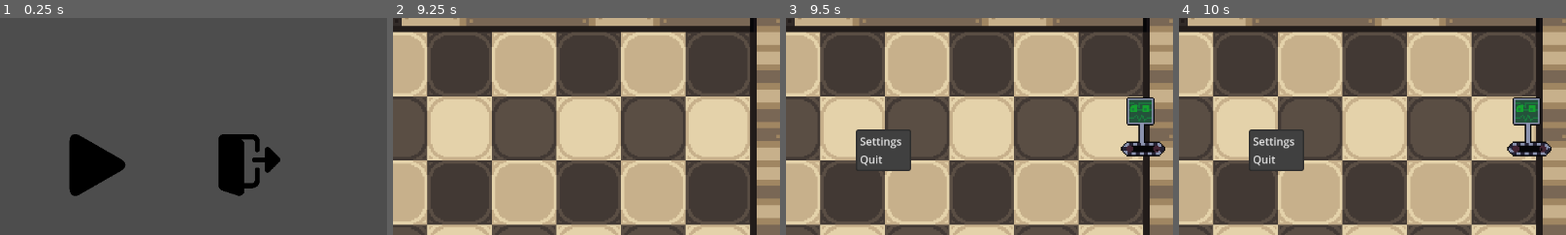
Above: before the commit, frames 1-4 (left to right).
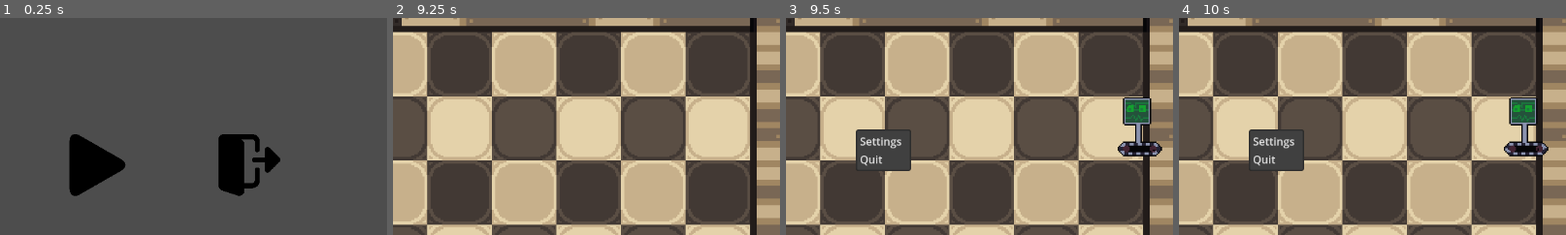
Above: after the commit, the same moments.

Repository: AuraDvin/MvR
Game: Godot game, scene res://levels/menus/main_menu/main_menu.tscn
The game is run twice, just before and just after one commit, with the same random seed, the same clock (stepped at 60 frames per second) and the same inputs.
Inputs (mouse positions are % of the whole screen's width and height, from its top left):
- Up to frame 1 (0.25 s): no input
- Up to frame 2 (9.25 s): click (50, 53) at 0.5 s; click "1" at 1.25 s; click (5, 13) at 2 s; click (11, 13) at 2.75 s; click (18, 13) at 3.5 s; click (25, 13) at 4.25 s; click (32, 13) at 5 s; tap Enter (ui_accept) at 5.75, 6.02, 6.5, 6.77, 7.25, 8, 8.27, 8.75, 9.02 s; move the mouse to (46, 60) at 5.77 s; hold Right (ui_right) 5.78-6.53 s; click (46, 60) at 5.92 s; move the mouse to (30, 55) at 6.52 s; hold Left (ui_left) 6.53-7.28 s; move the mouse to (60, 28) at 7.27 s; hold Right (ui_right) 7.28-8.78 s; move the mouse to (45, 70) at 8.02 s; click (45, 70) at 8.17 s; move the mouse to (80, 65) at 8.77 s; hold Left (ui_left) from 8.78 s (still down)
- Up to frame 3 (9.5 s): keep holding Left (ui_left); tap Escape (ui_cancel) at 9.4 s
- Up to frame 4 (10 s): keep holding Left (ui_left); move the mouse to (20, 35) at 9.52 s; tap Enter (ui_accept) at 9.77 s
The pictures show only the part of the screen within x 37-87%, y 20-69%; the shares and areas given below are measured in that part.

Frames 1-2 are identical in both runs. In frame 3, 1.3% of the frame differs, in the area x 85-98%, y 36-64%; in frame 4, 1.3%, in the area x 83-97%, y 36-64%.

Commit message:
randomize speed remove possible ui bug
shouldn't be able to press ESC when you finished the level, speed and placement randomized on enemy spawn

Diff:
--- a/levels/basic_level/basic_level.gd
+++ b/levels/basic_level/basic_level.gd
@@ -77,7 +77,7 @@
 		$EnemySpawnTimer.emit_signal("timeout")
 
 func _input(event: InputEvent) -> void:
-	if event.is_action_released("ui_cancel"):
+	if not $AcceptDialog.visible && event.is_action_released("ui_cancel"):
 		pause_popout.visible = not pause_popout.visible
 
 func _on_grid_clicked_on_grid(tile_position, tile_size):
@@ -147,11 +147,12 @@
 	for e_data in next_wave:
 		for i in e_data.count:
 			var lane = rng.randi_range(0, self.lane_count - 1)
-			var enemy_inst = enemies[e_data.type].instantiate()
+			var enemy_inst:Enemy = enemies[e_data.type].instantiate()
 			enemy_inst.defeated.connect(update_score)
 			current_wave_max_score += enemy_inst.score
 			enemy_inst.line = lane
 			enemy_inst.position = _get_enemy_spawn_position(lane)
+			enemy_inst.speed *= rng.randf_range(0.8, 1.2)
 			$Lanes.get_child(lane).add_child(enemy_inst)
 	print_debug("current wave has a max score of ", current_wave_max_score)
 
@@ -162,7 +163,10 @@
 func _get_enemy_spawn_position(lane) -> Vector2:
 	var bottom_left_pos = ($Grid.position + $Grid/BottomLeft.position * $Grid.scale)
 	var box_width = $Grid/BottomLeft.position.y * $Grid.scale.y / lane_count
-	return Vector2(bottom_left_pos.x, $Grid.position.y + ((0.5 + lane) * box_width))
+	var random_x_shift = RandomNumberGenerator.new().randi_range(-5, 5)
+	var x_position = bottom_left_pos.x + random_x_shift
+	var y_position = $Grid.position.y + ((0.5 + lane) * box_width)
+	return Vector2(x_position, y_position)
 
 func _mode_selected(node):
 	$"../Player"._set_hand(node)
